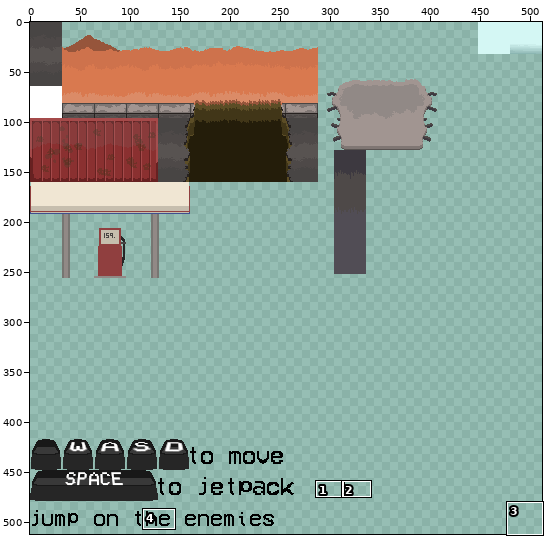
Sprite sheet: images/tilemap.png. The first picture is a wide view before the edit; the outline marks the close-up.
Close-up. First the earlier version:
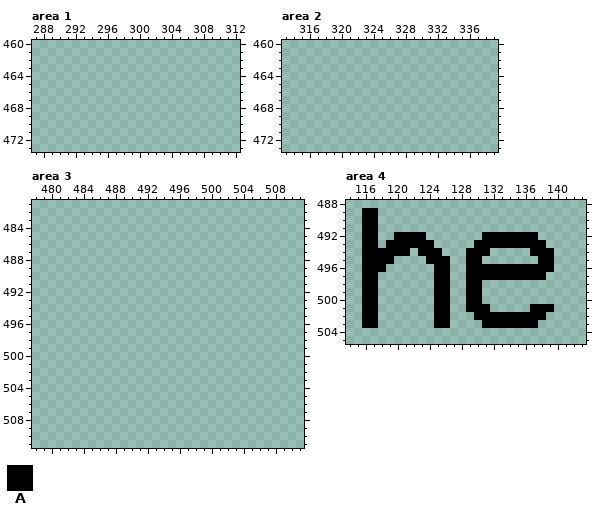
The file is 512x512 pixels. Colours within 5 levels of each other are drawn and written as one. Shown: area 1: x 287..312, y 460..473; area 2: x 313..339, y 460..473; area 3: x 478..511, y 481..511; area 4: x 114..143, y 488..505. The commit also changed other parts of the picture, which this record leaves out.
Palette (. is transparent): A #000000
Pixels before, area 4, first column x 116:
489 AA......................
490 AA......................
491 AA......................
492 AA..AAAA.......AAAAAAA..
493 AA.AAAAAA.....AAAAAAAAA.
494 AAAAAA.AAA...AAA.....AAA
495 AAAA....AAA..AA.......AA
496 AAA......AA..AAAAAAAAAAA
497 AA.......AA..AAAAAAAAAA.
498 AA.......AA..AA.........
499 AA.......AA..AA.........
500 AA.......AA..AA.........
501 AA.......AA..AAA.....AAA
502 AA.......AA...AAAAAAAAA.
503 AA.......AA....AAAAAAA..
After:
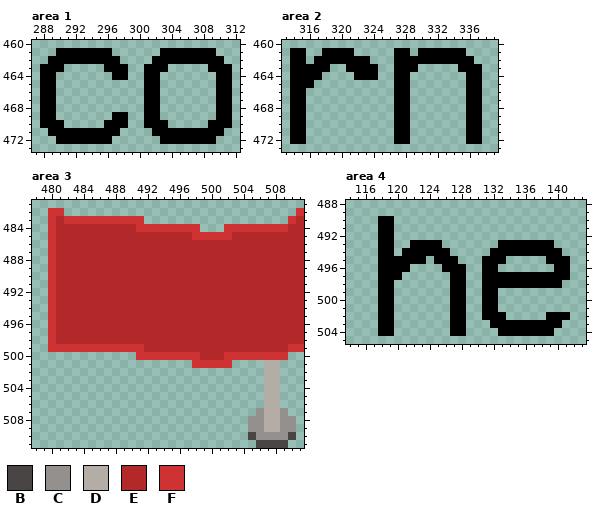
Colours new in this view: B #484544  C #93908e  D #b4ada6  E #b32929  F #cf3232
Change:
Changed rows in their new state; - is an unchanged pixel.
Area 1:
first column x 288:
461 --AAAAAAA------AAAAAAA--
462 -AAAAAAAAA----AAAAAAAAA-
463 AAA-----AAA--AAA-----AAA
464 AA-------AA--AA-------AA
465 AA-----------AA-------AA
466 AA-----------AA-------AA
467 AA-----------AA-------AA
468 AA-----------AA-------AA
469 AA-------AA--AA-------AA
470 AAA-----AAA--AAA-----AAA
471 -AAAAAAAAA----AAAAAAAAA-
472 --AAAAAAA------AAAAAAA--
Area 2:
first column x 314:
461 AA--AAAA-----AA-AAAAAA--
462 AA-AAAAAAA---AAAAAAAAAA-
463 AAAAA--AAAA--AAA-----AAA
464 AAAA----AAA--AA-------AA
465 AAA----------AA-------AA
466 AA-----------AA-------AA
467 AA-----------AA-------AA
468 AA-----------AA-------AA
469 AA-----------AA-------AA
470 AA-----------AA-------AA
471 AA-----------AA-------AA
472 AA-----------AA-------AA
Area 3:
first column x 480:
482 FF-----------------------------F
483 FEFFFFFFFFFF------------------FE
484 FEEEEEEEEEEFFFFFFFF---FFFFFFFFEE
485 FEEEEEEEEEEEEEEEEEFFFFFEEEEEEEEE
486 FEEEEEEEEEEEEEEEEEEEEEEEEEEEEEEE
487 FEEEEEEEEEEEEEEEEEEEEEEEEEEEEEEE
488 FEEEEEEEEEEEEEEEEEEEEEEEEEEEEEEE
489 FEEEEEEEEEEEEEEEEEEEEEEEEEEEEEEE
490 FEEEEEEEEEEEEEEEEEEEEEEEEEEEEEEE
491 FEEEEEEEEEEEEEEEEEEEEEEEEEEEEEEE
492 FEEEEEEEEEEEEEEEEEEEEEEEEEEEEEEE
493 FEEEEEEEEEEEEEEEEEEEEEEEEEEEEEEE
494 FEEEEEEEEEEEEEEEEEEEEEEEEEEEEEEE
495 FEEEEEEEEEEEEEEEEEEEEEEEEEEEEEEE
496 FEEEEEEEEEEEEEEEEEEEEEEEEEEEEEEE
497 FEEEEEEEEEEEEEEEEEEEEEEEEEEEEEEE
498 FEEEEEEEEEEEEEEEEEEEEEEEEEEEEEEE
499 FFFFFFFFFFFFEEEEEEEEEEEEEEEEEEFF
500 -----------FFFFFFFFEEEFFFFFFFF--
501 ------------------FFFFF----DD---
502 ---------------------------DD---
503 ---------------------------DD---
504 ---------------------------DD---
505 ---------------------------DD---
506 ---------------------------DD---
507 --------------------------CDDC--
508 -------------------------CCDDCC-
509 -------------------------CCDDCC-
510 -------------------------BCCCCB-
511 --------------------------BBBB--
Area 4:
first column x 116:
489 ..------------------------
490 ..AA----------------------
491 ..AA----------------------
492 ..AA....-------.......----
493 ..A-..---A----...------A--
494 ..--.-A---A--...AAAAA---A-
495 ..--AAAA.--A-..AAA----.-AA
496 ..-AAA---.-AA..--.......AA
497 ..AAA----..AA..--------AAA
498 ..AA-----..AA..AAAAAAAAAA-
499 ..AA-----..AA..AA---------
500 ..AA-----..AA..AA---------
501 ..AA-----..AA..-A----...--
502 ..AA-----..AA-.---.....AAA
503 ..AA-----..AA--.------AAA-
504 --AA-------AA----AAAAAAA--
Boxes around the changes in both close-ups, in picture pixels (x1, y1, x2, y2):
added: (40, 48, 232, 144)
added: (290, 48, 482, 144)
added: (48, 208, 304, 448)
changed: (362, 208, 570, 336)
